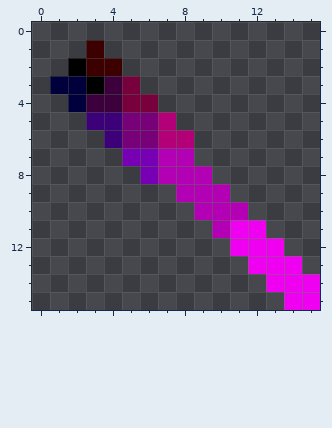
One commit to this pixel-art sprite: assets/cubyz/tools/chisel.png. The picture above was drawn from the file before the commit.
The file is 16x16 pixels.
After:
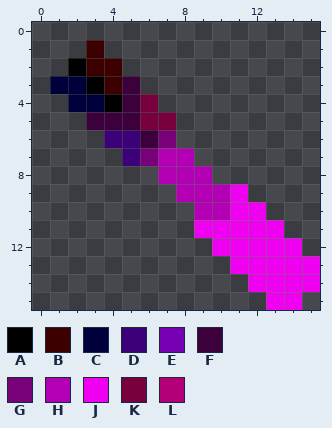
Palette (. is transparent): A #000000  B #3c0000  C #00003c  D #3c0078  E #7800b4  F #3c003c  G #780078  H #b400b4  J #f000f0  K #78003c  L #b40078
Changes in this commit:
Colour A replaces colour F in row 4 at x 4.
Colour B replaces colour F in row 3 at x 4.
Colour C replaces colour F in row 4 at x 3.
Colour D replaces colour E in row 7 at x 5.
Colour D replaces colour G in row 6 at x 5.
Colour F replaces colour D in row 5 at x 3 to 4.
Colour F replaces colour G in row 5 at x 5; in row 6 at x 6.
Colour F replaces colour K in rows 3 to 4 at x 5.
Colour G replaces colour E in row 7 at x 6.
Colour G replaces colour L in row 6 at x 7.
Colour J is added in row 9 at x 11; in row 10 at x 12; in row 11 at x 9 and 13; in row 12 at x 10 and 14; in row 13 at x 11 and 15; in row 14 at x 12.
Colour J is added in row 15 at x 13.
Colour J replaces colour H in row 10 at x 11; in row 11 at x 10.
Colour K replaces colour G in row 5 at x 6.
Colour K replaces colour L in row 5 at x 7.
Colour E is gone in row 8 at x 6.
Colour J is gone in row 15 at x 15.
Colour L is gone in row 6 at x 8.
Boxes around the changes in both pictures, in picture pixels (x1, y1, x2, y2):
changed: (86, 76, 320, 310)
